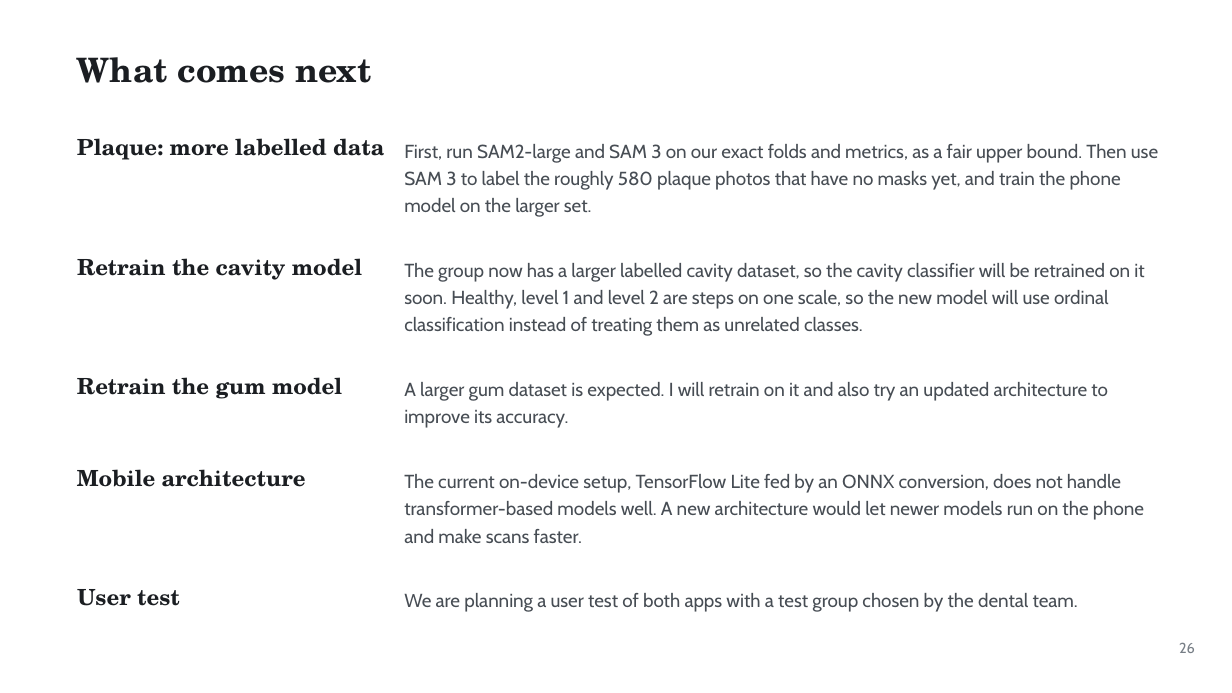
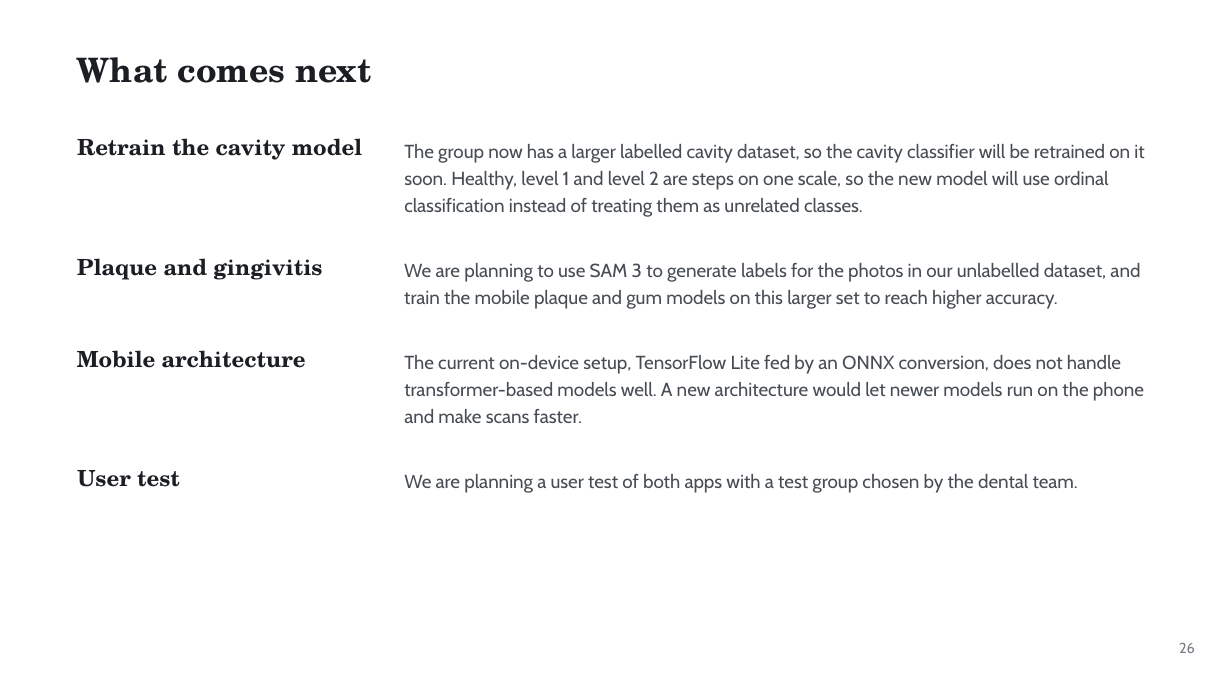
Before and after one commit to ertugrul-senturk/interactive-slides, a slide deck: slide 45 of public/decks/2026-11-smart-teeth.pptx. Drawn at 1232x693 pixels with LibreOffice and Linux fonts; fonts in the diff are those of the drawing; background and template pictures are left out. Boxes give left, top, right and bottom in pixels: in the first picture for what was removed or moved away, otherwise in the second. Text is boxed around its words. In the diff, an @@ line names an element or a change of style, - is before the commit and + after.

```diff
--- a/public/decks/2026-11-smart-teeth.pptx
+++ b/public/decks/2026-11-smart-teeth.pptx
@@ text removed at (x1=77, y1=138, x2=384, y2=160) @@
-Plaque: more labelled data
@@ text removed at (x1=404, y1=144, x2=1158, y2=217) @@
-First, run SAM2-large and SAM 3 on our exact folds and metrics, as a fair upper bound. Then use
-SAM 3 to label the roughly 580 plaque photos that have no masks yet, and train the phone
-model on the larger set.
@@ text added at (x1=77, y1=258, x2=322, y2=280), 17.2 pt, text #1B1E22, bold @@
+Plaque and gingivitis
@@ text added at (x1=404, y1=263, x2=1140, y2=309), 14.6 pt, text #474D54 @@
+We are planning to use SAM 3 to generate labels for the photos in our unlabelled dataset, and
+train the mobile plaque and gum models on this larger set to reach higher accuracy.
@@ 6 texts moved together from (x1=77, y1=258, x2=1144, y2=612) to (x1=77, y1=138, x2=1144, y2=493) @@
@@ text removed at (x1=77, y1=377, x2=342, y2=399) @@
-Retrain the gum model
@@ text removed at (x1=404, y1=382, x2=1108, y2=428) @@
-A larger gum dataset is expected. I will retrain on it and also try an updated architecture to
-improve its accuracy.
```
Also in this commit, not shown: 3 other files.
